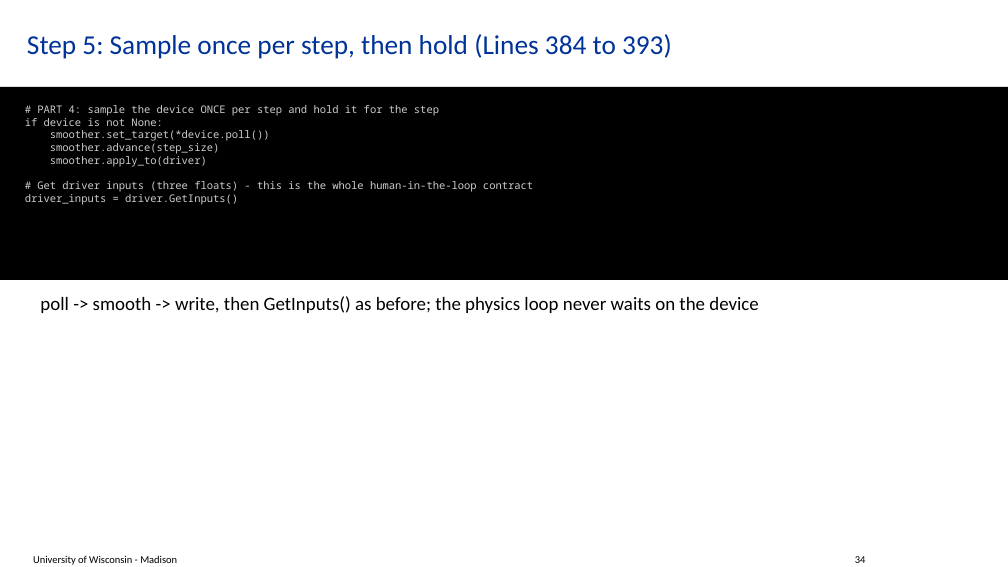
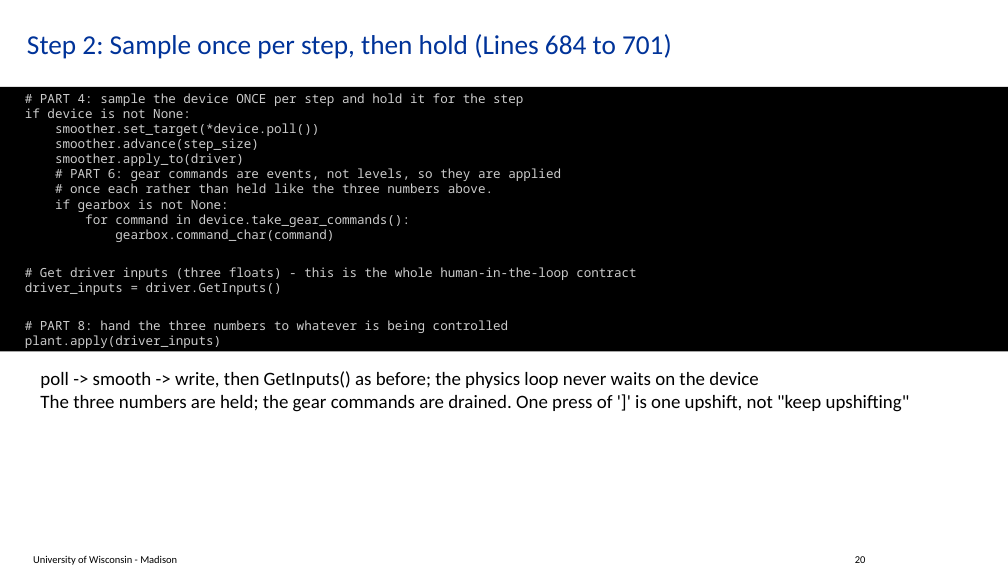
Before and after one commit to ksha23/chrono-hil-tutorial, a slide deck: slide 20 of tutorial_HIL_driver.pptx (slide 34 before the commit). Drawn at 1008x567 pixels with LibreOffice and Linux fonts; fonts in the diff are those of the drawing; background and template pictures are left out. Boxes give left, top, right and bottom in pixels: in the first picture for what was removed or moved away, otherwise in the second. Text is boxed around its words. In the diff, an @@ line names an element or a change of style, - is before the commit and + after.

```diff
--- a/tutorial_HIL_driver.pptx
+++ b/tutorial_HIL_driver.pptx
@@ title at (27, 34, 672, 59): text changed @@
-Step 5: Sample once per step, then hold (Lines 384 to 393)
+Step 2: Sample once per step, then hold (Lines 684 to 701)
@@ rectangle "# PART 4: sample the ...": place and size @@
-rectangle "# PART 4: sample the ..." at (0, 87, 1008, 281)
+rectangle "# PART 4: sample the ..." at (0, 87, 1008, 352)
@@ text in rectangle at (25, 93, 636, 295): size 10 to 12 pt in "# PART 4: sample the device ONCE ...", "if device is not None:", "smoother.set_target(*device.poll())", "smoother.advance(step_size)" and 3 more places @@
@@ text in rectangle at (55, 168, 561, 242): paragraphs added @@
+# PART 6: gear commands are events, not levels, so they are applied
+# once each rather than held like the three numbers above.
+if gearbox is not None:
+for command in device.take_gear_commands():
+gearbox.command_char(command)
@@ text in rectangle at (25, 320, 509, 348): paragraphs added @@
+# PART 8: hand the three numbers to whatever is being controlled
+plant.apply(driver_inputs)
@@ text "poll -> smooth -> write, ...": place and size @@
-text "poll -> smooth -> write, ..." at (40, 296, 758, 313)
+text "poll -> smooth -> write, ..." at (40, 371, 910, 412)
@@ text at (40, 395, 910, 412): paragraph added @@
+The three numbers are held; the gear commands are drained. One press of ']' is one upshift, not "keep upshifting"
@@ text at (855, 556, 866, 563): text changed @@
-34
+20
```
Also in this commit, not shown: 20 other slides changed, 5 slides added, 25 slides removed, 5 other files.
